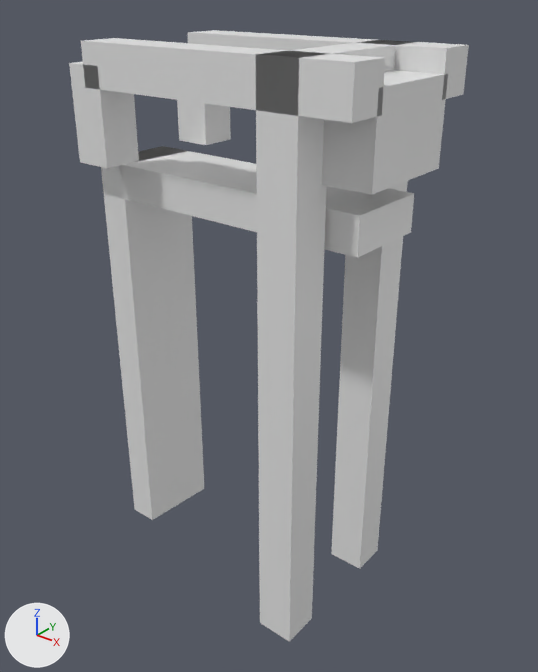
Before and after pictures for a commit that changed the glTF model models/aalsmeer/aalsmeer-brug-c29119e9/aalsmeer-brug-c29119e9.glb.
Rendered twice from a 50 mm camera at (10.4, -12.19, 4.1) aimed at (0.49, 0.21, -3.59). Every picture has the same lights, and +X, +Y and +Z are marked at lower left. The older version comes first.

Script lines for the objects in view, before the commit:
```python
ob_building_balans = bpy.data.objects.new('building:balans', me_balans)
ob_building_balans.location = (0.0, 0.0, 0.0)
ob_building_balans_2 = bpy.data.objects.new('building:balans 2', me_balans_2)
ob_building_balans_2.location = (0.0, 0.0, 0.0)
ob_building_contragewicht = bpy.data.objects.new('building:contragewicht', me_contragewicht)
ob_building_contragewicht.location = (0.0, 0.0, 0.0)
ob_building_hamei = bpy.data.objects.new('building:hamei', me_hamei)
ob_building_hamei.location = (0.0, 0.0, 0.0)
ob_building_hamei_2 = bpy.data.objects.new('building:hamei 2', me_hamei_2)
ob_building_hamei_2.location = (0.0, 0.0, 0.0)
ob_building_hangstang = bpy.data.objects.new('building:hangstang', me_hangstang)
ob_building_hangstang.location = (0.0, 0.0, 0.0)
ob_building_hangstang_2 = bpy.data.objects.new('building:hangstang 2', me_hangstang_2)
ob_building_hangstang_2.location = (0.0, 0.0, 0.0)
ob_building_portaal = bpy.data.objects.new('building:portaal', me_portaal)
ob_building_portaal.location = (0.0, 0.0, 0.0)
ob_road_landhoofd = bpy.data.objects.new('road:landhoofd', me_landhoofd)
ob_road_landhoofd.location = (0.0, 0.0, 0.0)
# also in view: 'road:dek' at (0.0, 0.0, -0.2)
```
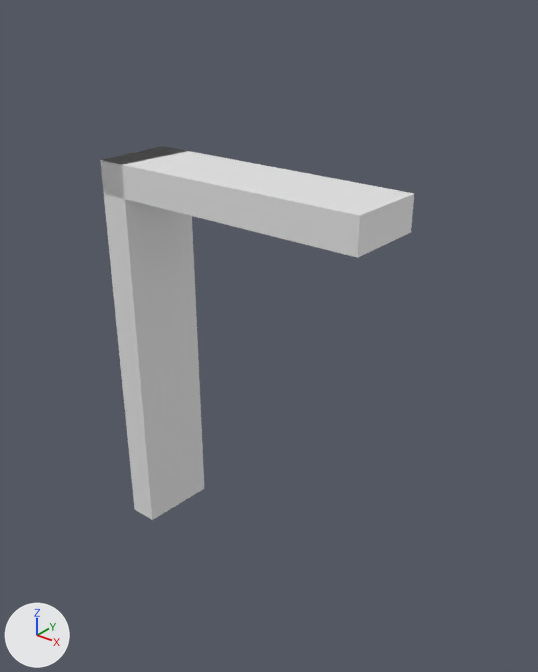
Pixel boxes (x1, y1, x2, y2) of what changed, in the pictures (538 x 672 px):
'building:hamei 2', deleted: before (256, 51, 329, 642)
'building:hamei', deleted: before (331, 40, 415, 569)
'building:balans 2', deleted: before (81, 38, 385, 123)
'building:contragewicht', deleted: before (322, 70, 448, 194)
'building:hangstang 2', deleted: before (69, 62, 139, 168)
'building:balans', deleted: before (188, 30, 469, 100)
'building:hangstang', deleted: before (177, 100, 231, 145)
'building:portaal', deleted: before (279, 41, 408, 72)

The change in detail:
Object 'building:hamei' (ob_building_hamei) is deleted.
Object 'building:hamei 2' (ob_building_hamei_2) is deleted.
Object 'building:portaal' (ob_building_portaal) is deleted.
Object 'building:balans' (ob_building_balans) is deleted.
Object 'building:hangstang' (ob_building_hangstang) is deleted.
Object 'building:balans 2' (ob_building_balans_2) is deleted.
Object 'building:hangstang 2' (ob_building_hangstang_2) is deleted.
Object 'building:contragewicht' (ob_building_contragewicht) is deleted.
